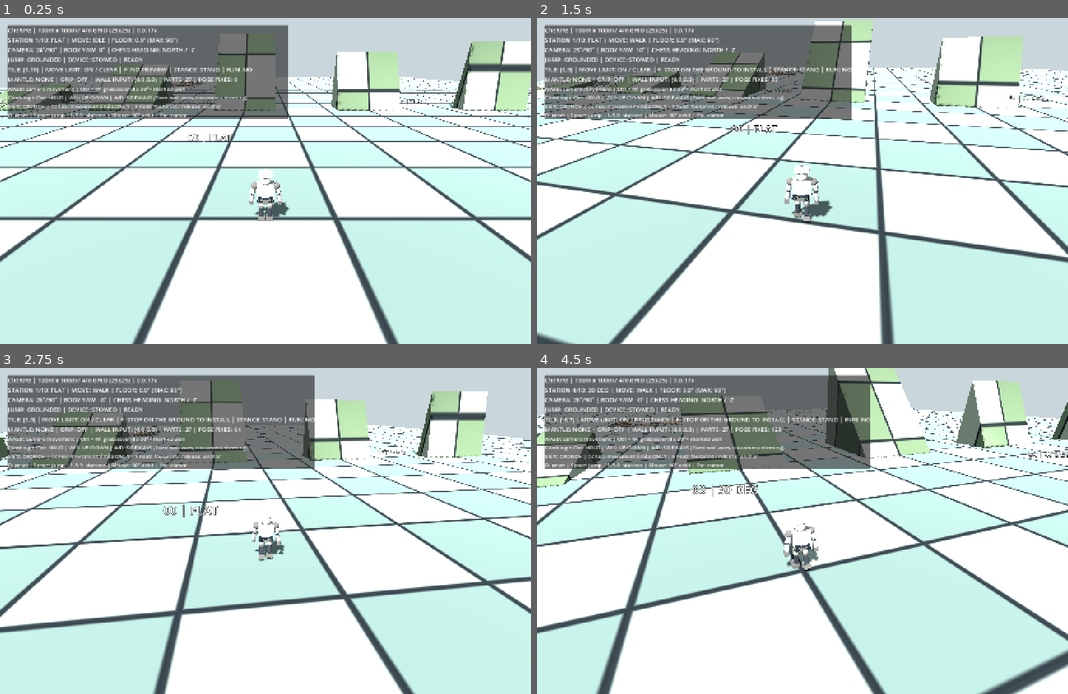
Above: before the commit, frames 1-4 (two rows, left to right).
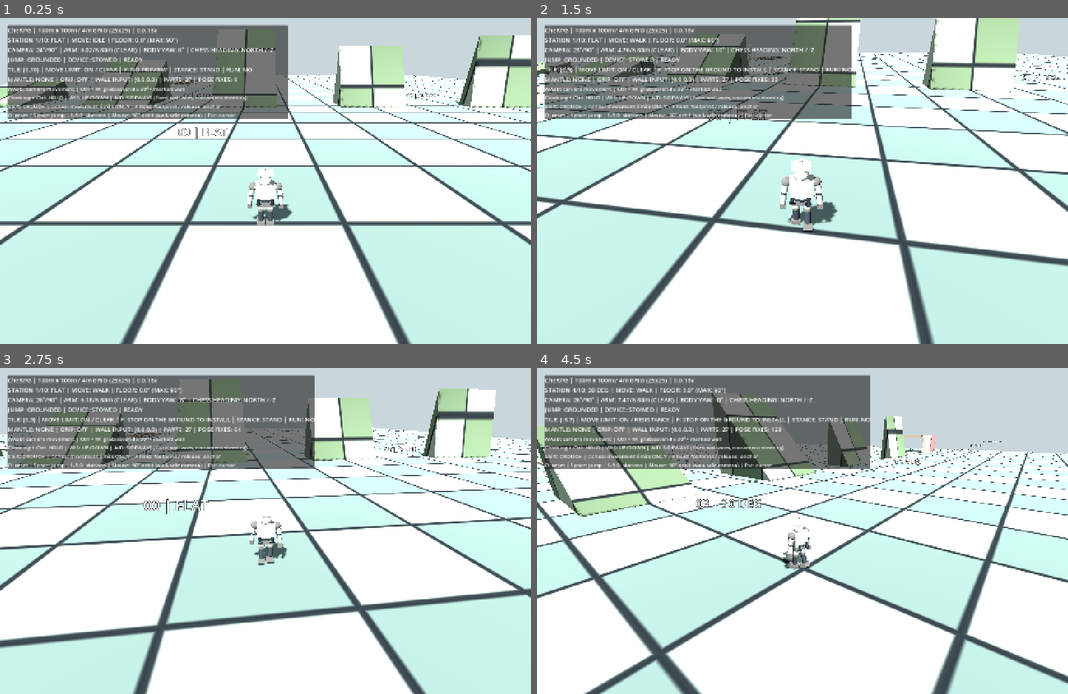
Above: after the commit, the same moments.

Repository: zzunlsj/cherpg
Game: Godot game, scene res://scenes/MotionLab.tscn
Two runs of this game, one before a commit and one after it. Both use one fixed random seed, a clock stepped at 60 frames per second and the inputs below.
Inputs (mouse positions are in pixels of both pictures, inside the frame that each line leads up to):
- Up to frame 1 (0.25 s): no input
- Up to frame 2 (1.5 s): tap Enter at 0.5 s; move the mouse to (829, 181) at 0.52 s; hold F 0.53-1.28 s; hold W from 0.53 s (still down); click (829, 181) at 0.67 s; tap Space at 0.77 s; move the mouse to (775, 181) at 1.27 s; tap O at 1.35 s; click (775, 181) at 1.42 s
- Up to frame 3 (2.75 s): keep holding W; tap Space at 1.52 s; move the mouse to (276, 524) at 2.02 s; tap 1 at 2.1 s; click (276, 524) at 2.17 s
- Up to frame 4 (4.5 s): keep holding W; move the mouse to (797, 537) at 2.77 s; tap 2 at 2.85 s; click (797, 537) at 2.92 s; tap Space at 3.02, 3.77 s; move the mouse to (839, 534) at 3.52 s; tap 3 at 3.6 s; click (839, 534) at 3.67 s; move the mouse to (760, 527) at 4.27 s; tap 4 at 4.35 s; click (760, 527) at 4.42 s

The runs differ from the first frame. In frame 1, 22% of the frame differs, in the area x 0-100%, y 3-100%; in frame 2, 34%; in frame 3, 22%; in frame 4, 52%, in the area x 0-100%, y 0-100%.

Commit message:
fix(camera): sweep sphere from Pawn pivot to third-person camera and clamp orbit before geometry, recover smoothly

Diff:
--- a/godot/tests/motion_rotation_lab/scripts/motion_lab.gd
+++ b/godot/tests/motion_rotation_lab/scripts/motion_lab.gd
@@ -13,7 +13,14 @@
 var camera_elevation := deg_to_rad(24.0)
 const CAMERA_ELEVATION_MIN := -PI / 7.2
 const CAMERA_ELEVATION_MAX := PI / 2.0
-var camera_distance := 6.8
+var camera_distance := 6.8 # Desired orbit radius when nothing blocks the view.
+const CAMERA_COLLISION_RADIUS := 0.23 # Sphere keeps near-plane away from walls.
+const CAMERA_SURFACE_MARGIN := 0.08
+const CAMERA_FOLLOW_SPEED := 8.0
+const CAMERA_RECOVER_SPEED := 4.5
+var camera_actual_distance := 6.8
+var camera_wall_blocked := false
+var camera_query_sphere: SphereShape3D
 var camera_target := Vector3.ZERO
 var board_rules_enabled := true
 var active_station := 0
@@ -28,6 +35,9 @@
 	camera = Camera3D.new()
 	camera.name = "FollowCamera"
 	camera.fov = 65.0
+	camera.near = 0.06
+	camera_query_sphere = SphereShape3D.new()
+	camera_query_sphere.radius = CAMERA_COLLISION_RADIUS
 	camera.current = true
 	add_child(camera)
 	pawn.set_movement_camera(camera)
@@ -74,7 +84,7 @@
 	info.add_theme_font_size_override("font_size",16)
 	content.add_child(info)
 	help_label = Label.new()
-	help_label.text = "WASD: camera movement | Ctrl + W: grab/a …(223 unchanged characters)… mp | 1-9,0: stations | Mouse: 90° orbit | Esc: cursor"
+	help_label.text = "WASD: camera movement | Ctrl + W: grab/a …(223 unchanged characters)… mp | 1-9,0: stations | Mouse: 90° orbit (wall-safe camera) | Esc: cursor"
 	help_label.add_theme_font_size_override("font_size",14)
 	content.add_child(help_label)
 	_update_hud()
@@ -87,6 +97,29 @@
 	if pawn != null and pawn.device != null:
 		pawn.device.call("set_preview_held",Input.is_key_pressed(KEY_F))
 
+func _camera_collision_clamp(pivot: Vector3, wanted: Vector3) -> Vector3:
+	# A sphere sweep tests the entire camera arm, not merely its end point.
+	# The same volume is checked on EVERY frame, including camera rotation
+	# and target smoothing. Layer 1 = level geometry; Pawn uses layer 2.
+	var motion: Vector3 = wanted - pivot
+	if motion.length_squared() < 0.000001:
+		return pivot
+	var query := PhysicsShapeQueryParameters3D.new()
+	query.shape = camera_query_sphere
+	query.transform = Transform3D(Basis.IDENTITY,pivot)
+	query.motion = motion
+	query.margin = 0.015
+	query.collision_mask = 1
+	query.collide_with_bodies = true
+	query.collide_with_areas = false
+	var safe: PackedFloat32Array = get_world_3d().direct_space_state.cast_motion(query)
+	if safe.size() < 1:
+		return wanted
+	var safe_fraction: float = clampf(safe[0],0.0,1.0)
+	var movement_length: float = motion.length()
+	var allowed_distance: float = maxf(0.0,movement_length * safe_fraction - CAMERA_SURFACE_MARGIN)
+	return pivot + motion.normalized() * allowed_distance
+
 func _update_camera(delta: float) -> void:
 	if pawn == null or camera == null:
 		return
@@ -94,7 +127,19 @@
 	camera_target = camera_target.lerp(desired_target,clampf(delta*7.0,0.0,1.0))
 	var lateral := Vector3(sin(camera_yaw),0,cos(camera_yaw))
 	var desired := camera_target + lateral * camera_distance * cos(camera_elevation) + Vector3.UP * camera_distance * sin(camera_elevation)
-	camera.global_position = camera.global_position.lerp(desired,clampf(delta*8.0,0.0,1.0))
+	# First clamp desired orbit against walls/floors/ceilings. Pull forward
+	# immediately on collision; restore the normal 6.8m orbit gradually.
+	var obstacle_safe: Vector3 = _camera_collision_clamp(camera_target,desired)
+	var safe_distance: float = camera_target.distance_to(obstacle_safe)
+	camera_wall_blocked = safe_distance < camera_distance - 0.10
+	var speed: float = CAMERA_FOLLOW_SPEED if camera_wall_blocked else CAMERA_RECOVER_SPEED
+	var interpolated: Vector3 = camera.global_position.lerp(obstacle_safe,clampf(delta*speed,0.0,1.0))
+	# Smoothing/orbit rotation itself might sweep the camera through a wall.
+	# Clamp the interpolated final camera as well, not just the desired arm.
+	camera.global_position = _camera_collision_clamp(camera_target,interpolated)
+	camera_actual_distance = camera.global_position.distance_to(camera_target)
+	# Keep the Pawn in view even when a wall forces a very close camera.
+	camera.fov = lerpf(80.0,65.0,clampf((camera_actual_distance-0.65)/2.5,0.0,1.0))
 	# At 90°, World UP is parallel to the downward view. Choose a stable
 	# horizontal camera-up vector to prevent look_at's singularity/roll flip.
 	var stable_up: Vector3 = -lateral if camera_elevation >= deg_to_rad(89.0) else Vector3.UP
@@ -169,9 +214,9 @@
 		return
 	var station: String = str(terrain.call("station_name",active_station))
 	var rule_status: String = "RESISTANCE" if pawn.resistance_time > 0.0 else "CLEAR"
-	info.text = "CheRPG | 100m x 100m / 4m GRID (25x25) | 0.0.17v\n" \
+	info.text = "CheRPG | 100m x 100m / 4m GRID (25x25) | 0.0.18v\n" \
 		+ "STATION %d/10: %s | MOVE: %s | FLOOR: %.1f° (MAX: 90°)\n" % [active_station+1,station,pawn.move_state,pawn.floor_deg] \
-		+ "CAMERA: %.0f°/90° | BODY YAW: %.0f° | CHESS HEADING: %s\n" % [rad_to_deg(camera_elevation),rad_to_deg(pawn.avatar.rotation.y),pawn.HEADING_NAMES[pawn.heading_index]] \
+		+ "CAMERA: %.0f°/90° | ARM: %.2f/%.2fm (%s) | BODY YAW: %.0f° | CHESS HEADING: %s\n" % [rad_to_deg(camera_elevation),camera_actual_distance,camera_distance,("WALL" if camera_wall_blocked else "CLEAR"),rad_to_deg(pawn.avatar.rotation.y),pawn.HEADING_NAMES[pawn.heading_index]] \
 		+ "JUMP: %s | DEVICE: %s | %s\n" % [pawn.jump_state,pawn.device.call("phase_name"),pawn.device.reason] \
 		+ "TILE: (%d,%d) | MOVE LIMIT: %s | F: %s | STANCE: %s | RUN: %s\n" % [pawn.current_cell.x,pawn.current_cell.y,("ON / "+rule_status if board_rules_enabled else "OFF"),pawn.device.preview_reason,("CROUCH" if pawn.crouching else "STAND"),("YES" if pawn.running else "NO")] \
 		+ "MANTLE: %s | GRIP: %s | WALL INPUT: (%.1f,%.1f) | PARTS: %d | POSE FIXES: %d" % [pawn.mantle_stage,("HOLD" if pawn …(187 unchanged characters)…
